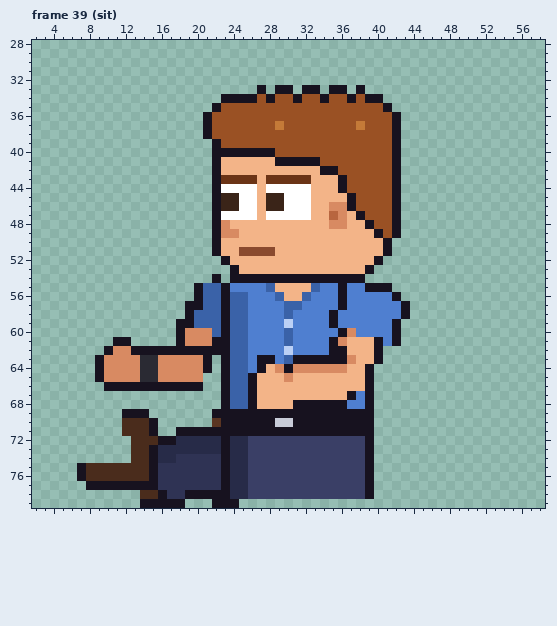
Edited in one commit: pixel-art file (sprites/custom/custom_intern_curly_left_anim.aseprite). Above: the version before the commit.
64x80 pixels, 85 frames. Colours within 5 levels of each other are drawn and written as one. Shown: frame 39 (sit): x 2..58, y 28..79. The commit also changed other frames, which this record leaves out.
Now the later version:
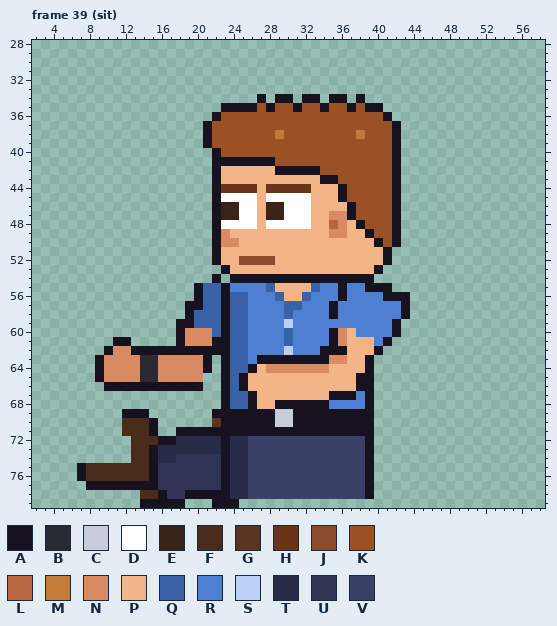
Palette (. is transparent): A #17121f  B #2a2a33  C #c8ccd8  D #ffffff  E #3a2418  F #4a2c1c  G #5a3522  H #6b3416  J #8a4a2e  K #9a5124  L #b8663f  M #c47a38  N #d88a62  P #f3b488  Q #3a62a8  R #4f7fd0  S #bbd0f5  T #272b48  U #2f3354  V #3a3f66
Edits made:
Changed rows in their new state; - is an unchanged pixel.
Frame 39 (sit):
first column x 21:
33 ------.-..-..-..-.-----
34 --....A.AA.AA.AA.A..---
35 -.AAAA-A--A--A--A-AA.--
36 .A------------------A.-
37 --------K--------K-----
38 --------M--------M-----
39 AK---------------------
40 --KKKKKK---------------
41 --AAAAAAKKKKK----------
42 --------AAAAAKK--------
43 --PPPP-PPPPP-AAK-------
44 --HHHH-HHHHH-----------
45 --DD---DD------AK------
46 --------------PP-------
47 --EE---EE-----N-AK-----
48 --DDDD-DDDDD--L--AK----
49 ---P----------NN--AK---
50 --NN---------------AKA-
51 ----PPPP---------------
52 -AP-JJJJ-----------PA--
53 --AP--------------PA---
54 ------------------A----
56 --------------------A-A
57 --------------AR-------
59 --------------R--------
60 --------------ANP------
61 -------------------RA.-
62 -------------A---------
63 --------AA----NNP-A.---
64 -----APN-N----PP-------
65 ----AP---P-------A-----
66 ----AP-----------A-----
67 --------------AA-------
68 --------AA----RR-------
69 --------CC-------------
